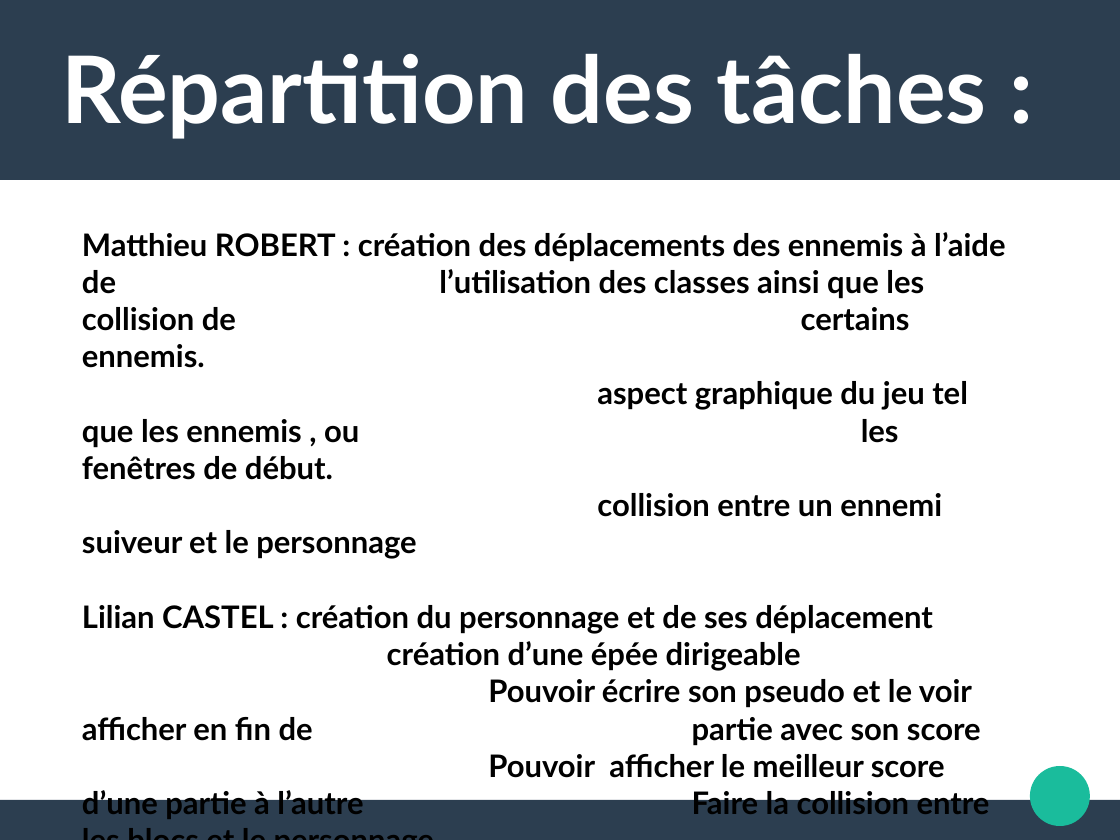
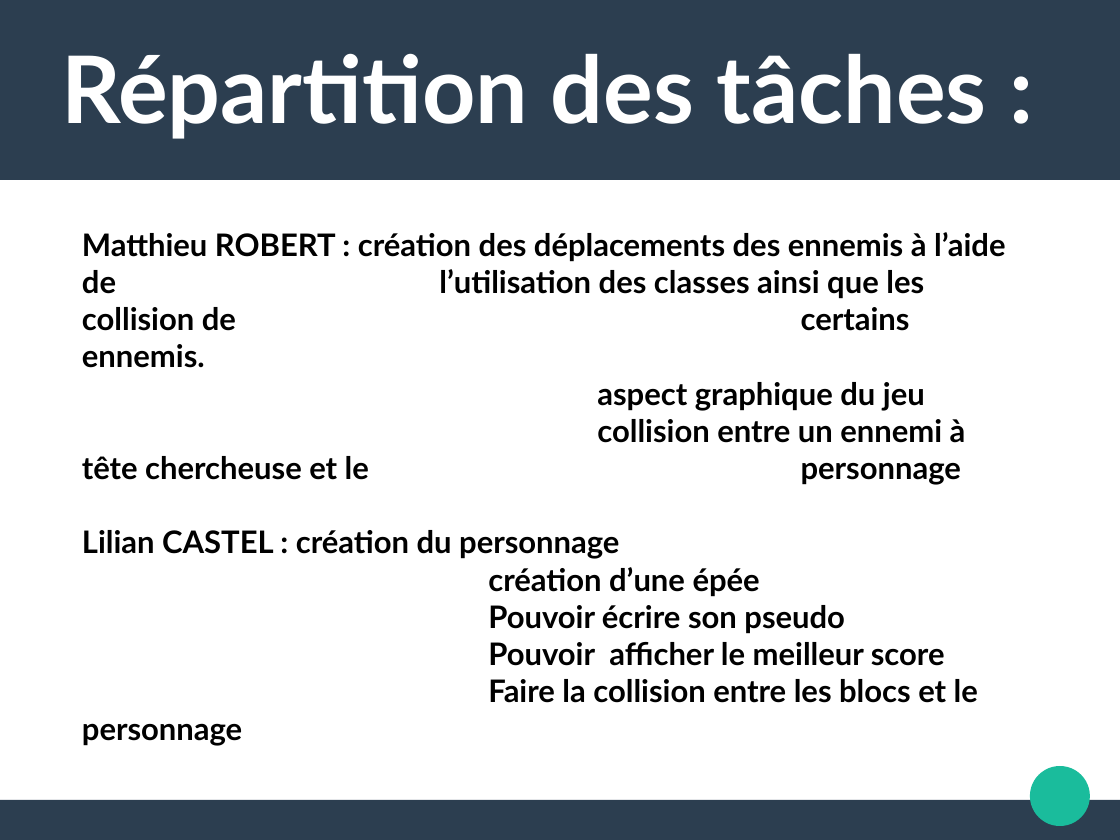
Before and after one commit to matthieurobert/Projet-ISN, a slide deck: slide 3 of Dossier_clément/Présentation_Clément_LAYMAJOUX.odp (slide 5 before the commit). Drawn at 1120x840 pixels with LibreOffice and Linux fonts; fonts in the diff are those of the drawing. Boxes give left, top, right and bottom in pixels: in the first picture for what was removed or moved away, otherwise in the second. Text is boxed around its words. In the diff, an @@ line names an element or a change of style, - is before the commit and + after.

```diff
--- a/Dossier_clément/Présentation_Clément_LAYMAJOUX.odp
+++ b/Dossier_clément/Présentation_Clément_LAYMAJOUX.odp
@@ text at box(82, 382, 978, 746): text changed @@
-aspect graphique du jeu tel que les ennemis , ou les fenêtres de début.
-collision entre un ennemi suiveur et le personnage
-Lilian CASTEL : création du personnage et de ses déplacement création d’une épée dirigeable
-Pouvoir écrire son pseudo et le voir afficher en fin de partie avec son score
-Pouvoir afficher le meilleur score d’une partie à l’autre Faire la collision entre les blocs et le personnage
+aspect graphique du jeu
+collision entre un ennemi à tête chercheuse et le personnage
+Lilian CASTEL : création du personnage
+création d’une épée
+Pouvoir écrire son pseudo
+Pouvoir afficher le meilleur score
+Faire la collision entre les blocs et le personnage
```
Also in this commit, not shown: 1 other slide changed, 2 slides removed, 2 other files.
